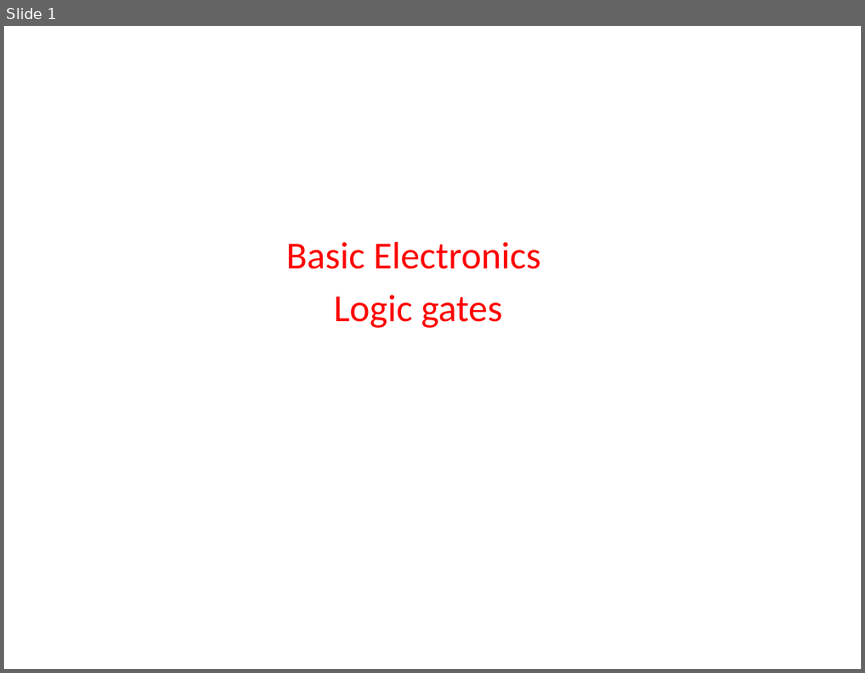
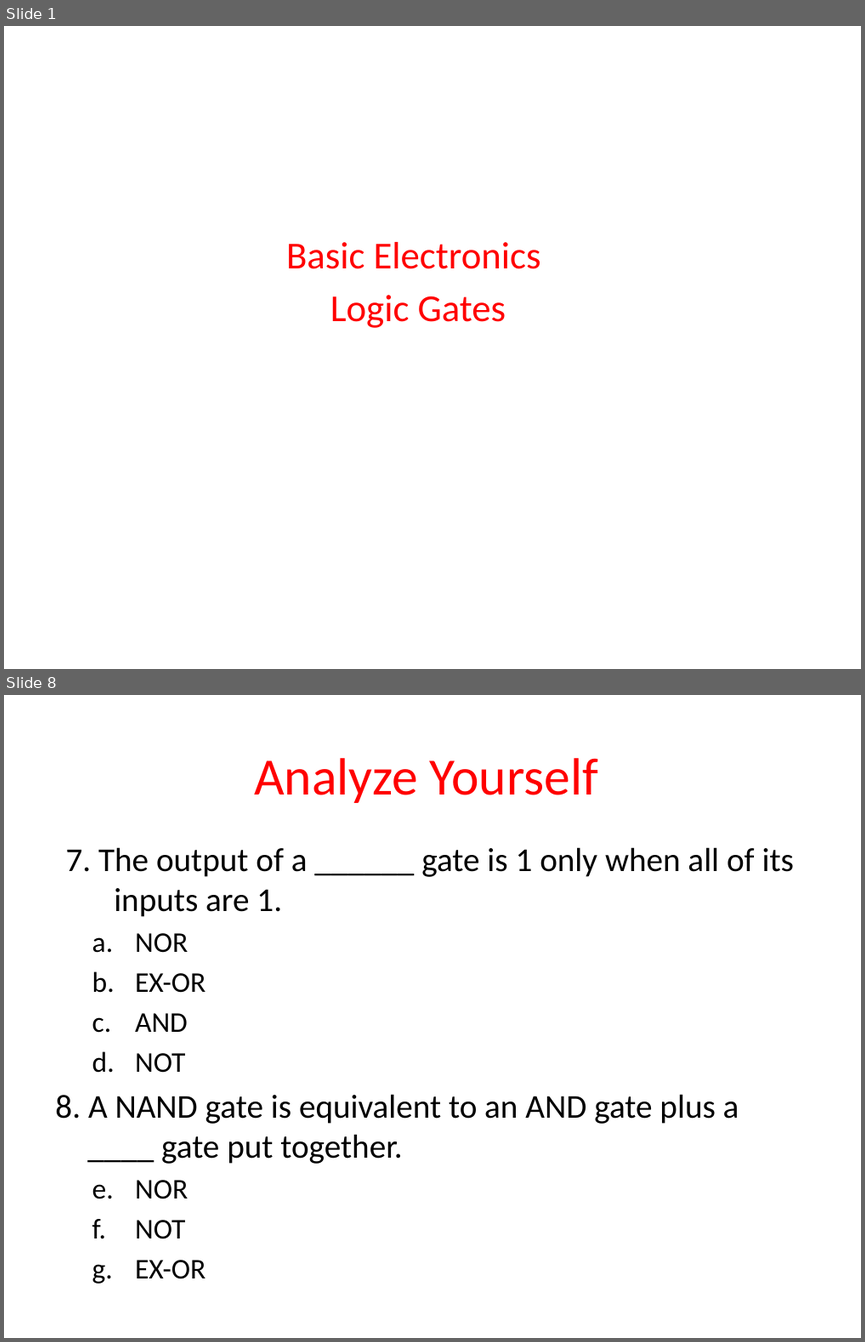
Before and after one commit to madhavirepe/Logic-Design, a slide deck: Logic gates.pptx. Shown one above the other, each under a label of ours: slide 1 before the commit, slides 1 and 8 after it; the slides between them are not shown. The pictures are 865x673 and 865x1342 pixels, drawn with LibreOffice and Linux fonts; fonts in the diff are those of the drawing. Boxes give left, top, right and bottom in pixels: in the first picture for what was removed or moved away, otherwise in the second. Text is boxed around its words. In the diff, an @@ line names an element or a change of style, - is before the commit and + after.

```diff
--- a/Logic gates.pptx
+++ b/Logic gates.pptx
@@ slide 8 added at [4, 695, 861, 1338], background #FFFFFF @@
@@ title added at [254, 758, 598, 803], 44 pt, text #FF0000 @@
+Analyze Yourself
@@ text added at [55, 847, 794, 1279], 28 pt, text #000000 @@
+7. The output of a ______ gate is 1 only when all of its inputs are 1.
+  a. NOR
+  b. EX-OR
+  c. AND
+  d. NOT
+8. A NAND gate is equivalent to an AND gate plus a ____ gate put together.
+  a. NOR
+  b. NOT
+  c. EX-OR
@@ slide 1 changed as well @@
@@ subtitle at [330, 295, 506, 328]: text changed @@
-Logic gates
+Logic Gates
```
Also in this commit, not shown: 23 other slides added.
